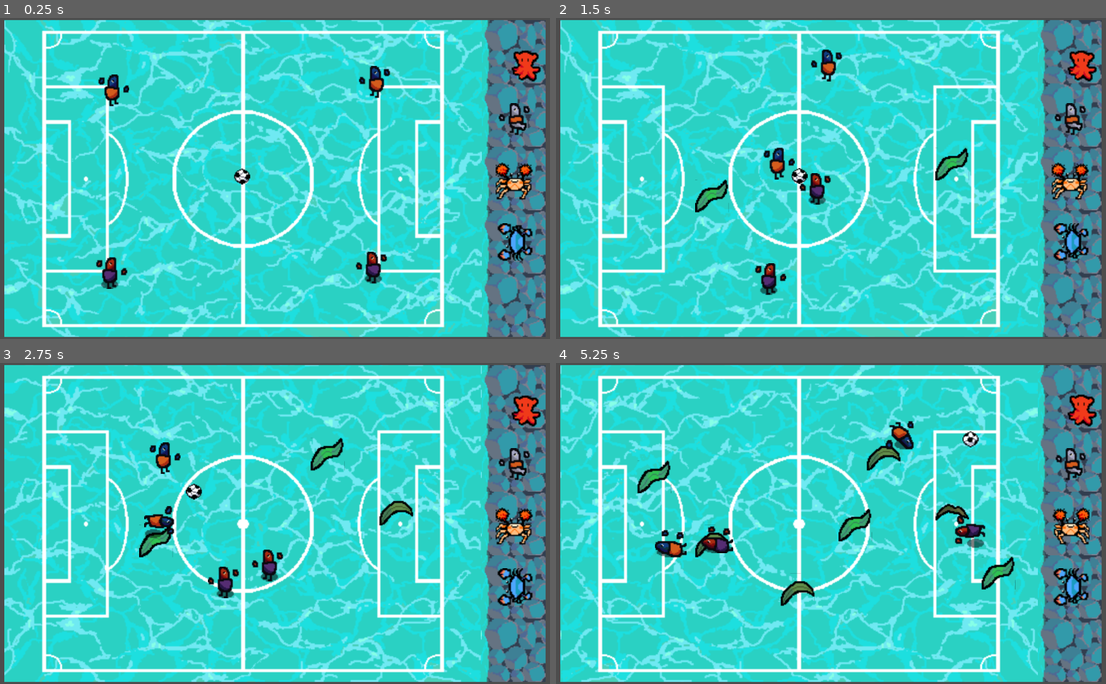
Above: before the commit, frames 1-4 (two rows, left to right).
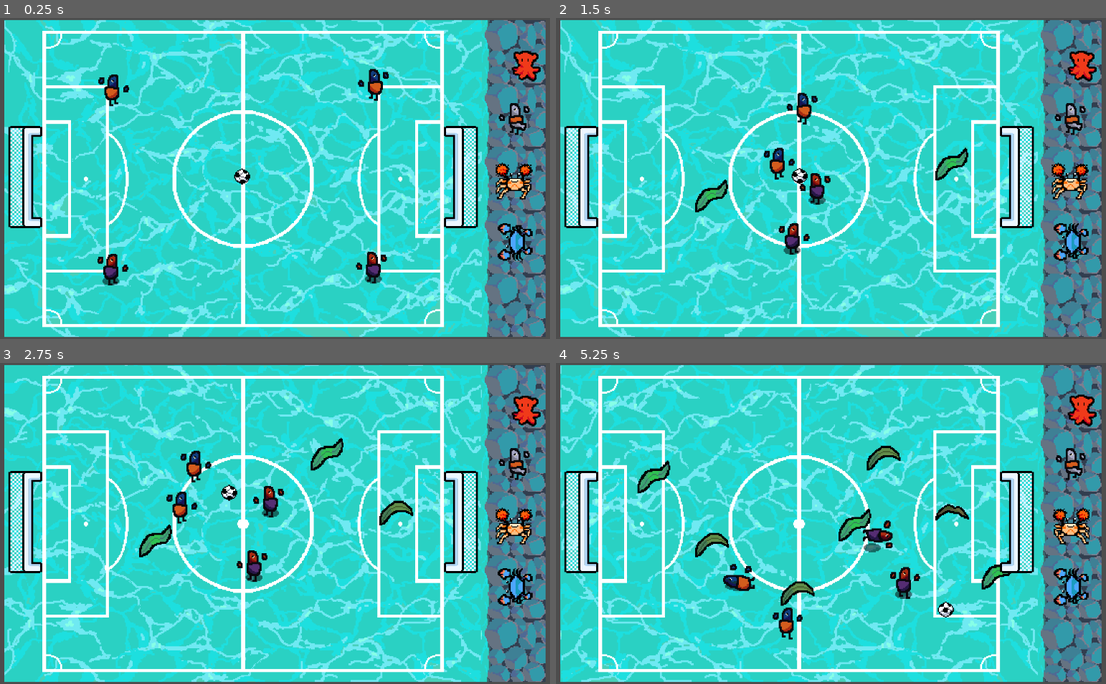
Above: after the commit, the same moments.

Repository: pavenpaven/fishsoccer
Game: Godot game, scene res://Scenes/field.tscn
Two runs of this game, one before a commit and one after it. Both use one fixed random seed, a clock stepped at 60 frames per second and the inputs below.
Inputs (mouse positions are in pixels of both pictures, inside the frame that each line leads up to):
- Up to frame 1 (0.25 s): no input
- Up to frame 2 (1.5 s): move the mouse to (952, 162) at 0.52 s; click (952, 162) at 0.67 s; drag from (710, 194) to (952, 162) at 1.27 s
- Up to frame 3 (2.75 s): move the mouse to (330, 452) at 2.02 s; click (330, 452) at 2.17 s
- Up to frame 4 (5.25 s): drag from (798, 587) to (710, 539) at 2.77 s; move the mouse to (996, 571) at 3.52 s; click (996, 571) at 3.67 s; drag from (655, 475) to (886, 452) at 4.27 s; move the mouse to (853, 523) at 5.02 s; click (853, 523) at 5.17 s

The runs differ from the first frame. In frame 1, 7.4% of the frame differs, in the area x 1-99%, y 0-100%; in frame 2, 8.0%; in frame 3, 9.2%; in frame 4, 9.6%.
Error before the commit: Invalid call. Nonexistent function 'seagrassed' in base 'StaticBody2D'. (res://Scripts/seagrass.gd:9)
Error after the commit: Invalid call. Nonexistent function 'seagrassed' in base 'StaticBody2D (goal.gd)'. (res://Scripts/seagrass.gd:9)

Commit message:
allt :money_mouth: :money_mouth_head:

Diff:
--- a/Scenes/ball.tscn
+++ b/Scenes/ball.tscn
@@ -1,10 +1,23 @@
-[gd_scene load_steps=9 format=3 uid="uid://dmk2buejfmaj3"]
+[gd_scene load_steps=13 format=3 uid="uid://dmk2buejfmaj3"]
 
 [ext_resource type="Texture2D" uid="uid://bnumtsofh5m36" path="res://Assets/socceranim.png" id="1_d60mj"]
-[ext_resource type="Script" uid="uid://vfc20wy6samq" path="res://Scripts/ball.gd" id="1_ij5cq"]
+[ext_resource type="Script" uid="uid://btyl50smx6l8s" path="res://Scripts/ball.gd" id="1_ij5cq"]
+[ext_resource type="Texture2D" uid="uid://s0qi2at7iprf" path="res://Assets/fakeballanim.png" id="2_yk4cr"]
 [ext_resource type="AudioStream" uid="uid://bmtnq55h7oiro" path="res://Assets/footballkick.mp3" id="3_376qj"]
 
 [sub_resource type="CircleShape2D" id="CircleShape2D_ij5cq"]
+
+[sub_resource type="AtlasTexture" id="AtlasTexture_aw2wy"]
+atlas = ExtResource("2_yk4cr")
+region = Rect2(0, 0, 16, 16)
+
+[sub_resource type="AtlasTexture" id="AtlasTexture_vblhy"]
+atlas = ExtResource("2_yk4cr")
+region = Rect2(0, 16, 16, 16)
+
+[sub_resource type="AtlasTexture" id="AtlasTexture_31idh"]
+atlas = ExtResource("2_yk4cr")
+region = Rect2(0, 32, 16, 16)
 
 [sub_resource type="AtlasTexture" id="AtlasTexture_ij5cq"]
 atlas = ExtResource("1_d60mj")
@@ -20,6 +33,20 @@
 
 [sub_resource type="SpriteFrames" id="SpriteFrames_aw2wy"]
 animations = [{
+"frames": [{
+"duration": 1.0,
+"texture": SubResource("AtlasTexture_aw2wy")
+}, {
+"duration": 1.0,
+"texture": SubResource("AtlasTexture_vblhy")
+}, {
+"duration": 1.0,
+"texture": SubResource("AtlasTexture_31idh")
+}],
+"loop": true,
+"name": &"decoy",
+"speed": 5.0
+}, {
 "frames": [{
 "duration": 1.0,
 "texture": SubResource("AtlasTexture_ij5cq")
@@ -43,6 +70,7 @@
 
 [node name="AnimatedSprite2D" type="AnimatedSprite2D" parent="."]
 sprite_frames = SubResource("SpriteFrames_aw2wy")
+animation = &"decoy"
 autoplay = "default"
 
 [node name="Timer" type="Timer" parent="."]
--- a/Scenes/field.tscn
+++ b/Scenes/field.tscn
@@ -10,19 +10,7 @@
 [ext_resource type="Texture2D" uid="uid://blg2eri0jfkdn" path="res://Assets/pompomcrabsprite.PNG" id="8_he1kn"]
 [ext_resource type="Texture2D" uid="uid://c5pr7il87ir8q" path="res://Assets/bluecrabsprites.PNG" id="9_uhpha"]
 [ext_resource type="AudioStream" uid="uid://b47w2y4c72377" path="res://Assets/newfishsoccermusic.mp3" id="10_cryvv"]
-
-[sub_resource type="WorldBoundaryShape2D" id="WorldBoundaryShape2D_pkatj"]
-normal = Vector2(1, 0)
-distance = 92.0
-
-[sub_resource type="WorldBoundaryShape2D" id="WorldBoundaryShape2D_8juqs"]
-distance = -638.0
-
-[sub_resource type="WorldBoundaryShape2D" id="WorldBoundaryShape2D_s2mji"]
-normal = Vector2(-1, 0)
-
-[sub_resource type="WorldBoundaryShape2D" id="WorldBoundaryShape2D_bbyqf"]
-normal = Vector2(0.0157461, 0.999876)
+[ext_resource type="PackedScene" uid="uid://bcxifn1uiqdu1" path="res://Scenes/goal.tscn" id="11_he1kn"]
 
 [sub_resource type="AtlasTexture" id="AtlasTexture_fir65"]
 atlas = ExtResource("3_s1lr2")
@@ -215,30 +203,6 @@
 position = Vector2(565, 294)
 rotation = 1.5708
 texture = ExtResource("2_fir65")
-
-[node name="worldboundary1" type="StaticBody2D" parent="."]
-
-[node name="CollisionShape2D" type="CollisionShape2D" parent="worldboundary1"]
-shape = SubResource("WorldBoundaryShape2D_pkatj")
-
-[node name="StaticBody2D" type="StaticBody2D" parent="."]
-
-[node name="CollisionShape2D" type="CollisionShape2D" parent="StaticBody2D"]
-position = Vector2(8, -324)
-shape = SubResource("WorldBoundaryShape2D_8juqs")
-
-[node name="StaticBody2D2" type="StaticBody2D" parent="."]
-
-[node name="CollisionShape2D" type="CollisionShape2D" parent="StaticBody2D2"]
-position = Vector2(494, 6)
-shape = SubResource("WorldBoundaryShape2D_s2mji")
-
-[node name="StaticBody2D3" type="StaticBody2D" parent="."]
-position = Vector2(7, -1)
-
-[node name="CollisionShape2D" type="CollisionShape2D" parent="StaticBody2D3"]
-position = Vector2(94, 19)
-shape = SubResource("WorldBoundaryShape2D_bbyqf")
 
 [node name="Camera2D" type="Camera2D" parent="."]
 position = Vector2(320, 166)
@@ -306,3 +270,18 @@
 [node name="AudioStreamPlayer" type="AudioStreamPlayer" parent="."]
 stream = ExtResource("10_cryvv")
 autoplay = true
+
+[node name="Goal" parent="." instance=ExtResource("11_he1kn")]
+position = Vector2(477, 166)
+
+[node name="Goal2" parent="." instance=ExtResource("11_he1kn")]
+position = Vector2(109, 163)
+scale = Vector2(-1, -1)
+
+[node name="StaticBody2D" type="StaticBody2D" parent="."]
+
+[node name="CollisionPolygon2D" type="CollisionPolygon2D" parent="StaticBody2D"]
+polygon = PackedVector2Array(91, 113, 91, 17, 495, 17, 495, 113, 529, 113, 529, 216, 495, 216, 495, 316, 91, 316, 91, 216, 57, 216, 57, 112, 45, 112, 47, 326, 539, 326, 539, 6, 53, 6, 53, 107, 68, 113)
+
+[connection signal="goal" from="Goal" to="." method="_on_orange_goal_goal"]
+[connection signal="goal" from="Goal2" to="." method="_on_purple_goal_goal"]
--- /dev/null
+++ b/Scenes/goal.tscn
@@ -0,0 +1,21 @@
+[gd_scene load_steps=3 format=3 uid="uid://bcxifn1uiqdu1"]
+
+[ext_resource type="Texture2D" uid="uid://ccgqr1r3jehs2" path="res://Assets/goalfish.PNG" id="1_paeek"]
+[ext_resource type="Script" path="res://Scripts/goal.gd" id="1_s0pnd"]
+
+[node name="Goal" type="StaticBody2D"]
+script = ExtResource("1_s0pnd")
+
+[node name="Sprite2D" type="Sprite2D" parent="."]
+z_index = 1
+texture = ExtResource("1_paeek")
+
+[node name="CollisionPolygon2D" type="CollisionPolygon2D" parent="."]
+polygon = PackedVector2Array(20, -53, 50, -53, 52, -52, 52, 49, 50, 50, 18, 50, 18, 39, 49, 39, 48, -46, 19, -46)
+
+[node name="Area2D" type="Area2D" parent="."]
+
+[node name="CollisionPolygon2D" type="CollisionPolygon2D" parent="Area2D"]
+polygon = PackedVector2Array(48, -46, 49, 39, 33, 39, 33, -47)
+
+[connection signal="body_entered" from="Area2D" to="." method="_on_entered"]
--- a/Scripts/Globals.gd
+++ b/Scripts/Globals.gd
@@ -4,6 +4,7 @@
 	randomize()
 
 var ball_pos : Vector2
+var balls = []
 var physics_speed = 0.6
 
 var ogoal = Vector2(555,160)
--- a/Scripts/ball.gd
+++ b/Scripts/ball.gd
@@ -1,15 +1,31 @@
 extends CharacterBody2D
 
-@export var drag = 1.5
+@export var drag       = 1.5
+@export var maxspeed   = 1000
+@export var lifespan   = 20
+@export var is_fake   = false
 var is_player = false
 var is_ball   = true
 var collision = true
+var ball_id : int
 @onready var footballsound: AudioStreamPlayer2D = $footballsound
 
 func seagrassed():
 	pass
 
+func activate_death_timer():
+	$DeathTimer.start(lifespan)
+
 func _ready():
+	var id = -1
+	if is_fake:
+		activate_death_timer()
+		$AnimatedSprite2D.animation = "decoy"
+
+	for i in Globals.balls:
+		id = i.ball_id
+	ball_id = id + 1
+	Globals.balls.append(self)
 	Globals.ball_pos = position
 
 func on_kicked(v):
@@ -18,6 +34,7 @@
 
 func _physics_process(delta):
 	Globals.ball_pos = position
+	velocity = velocity.normalized()*min(sqrt(velocity.dot(velocity)), maxspeed)
 
 
 	var collision_info = move_and_collide(velocity*delta*Globals.physics_speed)
@@ -35,3 +52,13 @@
 
 func _on_timer_timeout() -> void:
 	collision=true
+
+
+func _on_death_timer_timeout() -> void:
+	var balls = Globals.balls
+	Globals.balls = []
+	for i in balls:
+		if i.ball_id != ball_id:
+			Globals.balls.append(i)
+
+	queue_free()
--- /dev/null
+++ b/Scripts/goal.gd
@@ -0,0 +1,11 @@
+extends StaticBody2D
+
+signal goal
+
+func _on_entered(body):
+	if body.is_class("CharacterBody2D"):
+		if  body.is_ball:
+			if body.is_fake:
+				body._on_death_timer_timeout()
+			else:
+				goal.emit()
--- a/Scripts/player.gd
+++ b/Scripts/player.gd
@@ -11,7 +11,7 @@
 @export var isorange         = true
 @export var aitan            = 1
 @export var behindball       = 20
-@export var sideball         = 200
+@export var sideball         = 100
 @export var aidebug			 = false
 @onready var soundtimer: Timer = $soundtimer
 
@@ -22,10 +22,14 @@
 var timer = null
 var collision = true
 
+func norm(v):
+	return sqrt(v.dot(v))
+
+func dist(v,w):
+	return norm(v - w)
 
 func sigmoid(x):
 	var a = ((exp(x)/(exp(x) + 1)) - 0.5)*2
-	print(x, "  :  ",a)
 	return a
 
 func seagrassed():
@@ -37,10 +41,6 @@
 		animation.animation = "pfall"
 	is_down = true
 	timer.start(seagrassstun/Globals.physics_speed)
-	print("sea")
-
-
-
 
 func _ready():
 	animation = get_node("animation")
@@ -53,6 +53,13 @@
 func rot(v):
 	return Vector2(-v.y, v.x)
 
+func close_ball():
+	var ball = Globals.balls[0]
+	for i in Globals.balls:
+		if dist(i.position, position) < dist(ball.position, position):
+			ball = i
+	return ball
+
 func ai_move_dir():
 	var center = position #+ Vector2(16, 16)
 	var target
@@ -61,10 +68,12 @@
 	else:
 		target = Globals.pgoal
 
-	var dir = (target - Globals.ball_pos).normalized()
+	var ball_pos = close_ball().position
 
-	var xalg = rot(dir).dot(center - Globals.ball_pos)
-	var yalg = dir.dot(center - Globals.ball_pos)
+	var dir = (target - ball_pos).normalized()
+
+	var xalg = rot(dir).dot(center - ball_pos)
+	var yalg = dir.dot(center - ball_pos)
 
 	if xalg == 0:
 		return Vector2(0,0)
@@ -74,15 +83,15 @@
 	if prop < -aitan: # this case is when player is behind ball
 		if aidebug:
 			animation.animation="odefault"
-		return Globals.ball_pos - center
+		return ball_pos - center
 	elif prop > aitan:  # this cas is when player is infront of ball
 		if aidebug:
 			animation.animation="pdefault"
-		return (Globals.ball_pos + rot(dir) * sign(xalg) * sideball - center)
+		return (ball_pos + rot(dir) * sign(xalg) * sideball - center)
 	else: # this case is when player is beside the ball
 		if aidebug:
 			animation.animation="placeholder"
-		return (Globals.ball_pos - behindball*dir.normalized() - center)
+		return (ball_pos - behindball*dir.normalized() - center)
 
 func ai_kick():
 	var target
@@ -90,7 +99,7 @@
 		target = Globals.ogoal
 	else:
 		target = Globals.pgoal
-	var b = Globals.ball_pos
+	var b = close_ball().position
 	return (target - position).normalized()*kickpower*(sigmoid(abs(velocity.normalized().dot(velocity - b))/100)*3 + 1)
 	#return velocity.normalized()*(velocity.normalized().dot(velocity - b)) * kickpower
 
@@ -100,7 +109,7 @@
 	else:
 		velocity = (1 - delta*falldowndrag*Globals.physics_speed)*velocity
 	velocity = (1 - delta*drag)*velocity
-	if (Globals.ball_pos - position).x < 0:
+	if (close_ball().position - position).x < 0:
 		animation.flip_h = true
 	else:
 		animation.flip_h = false
@@ -110,7 +119,7 @@
 	if collision_info:
 		if collision_info.get_collider().is_class("CharacterBody2D") and collision:
 			var b = collision_info.get_collider().velocity
-			if collision_info.get_collider().is_ball:
+			if collision_info.get_collider().is_ball and not is_down:
 				collision_info.get_collider().on_kicked(ai_kick())
 			elif collision_info.get_collider().is_player:
 				collision_info.get_collider().velocity += velocity.normalized()*(velocity.normalized().dot(velocity - b)) * pushpower
--- a/project.godot
+++ b/project.godot
@@ -12,9 +12,13 @@
 
 config/name="New Game Project"
 run/main_scene="uid://dbhnvnrnbpmqf"
-config/features=PackedStringArray("4.5", "Forward Plus")
+config/features=PackedStringArray("4.4", "Forward Plus")
 config/icon="res://icon.svg"
 
 [autoload]
 
 Globals="*res://Scripts/Globals.gd"
+
+[rendering]
+
+textures/canvas_textures/default_texture_filter=0
Not shown: 1 places in Scenes/field.tscn that only renumber resources
